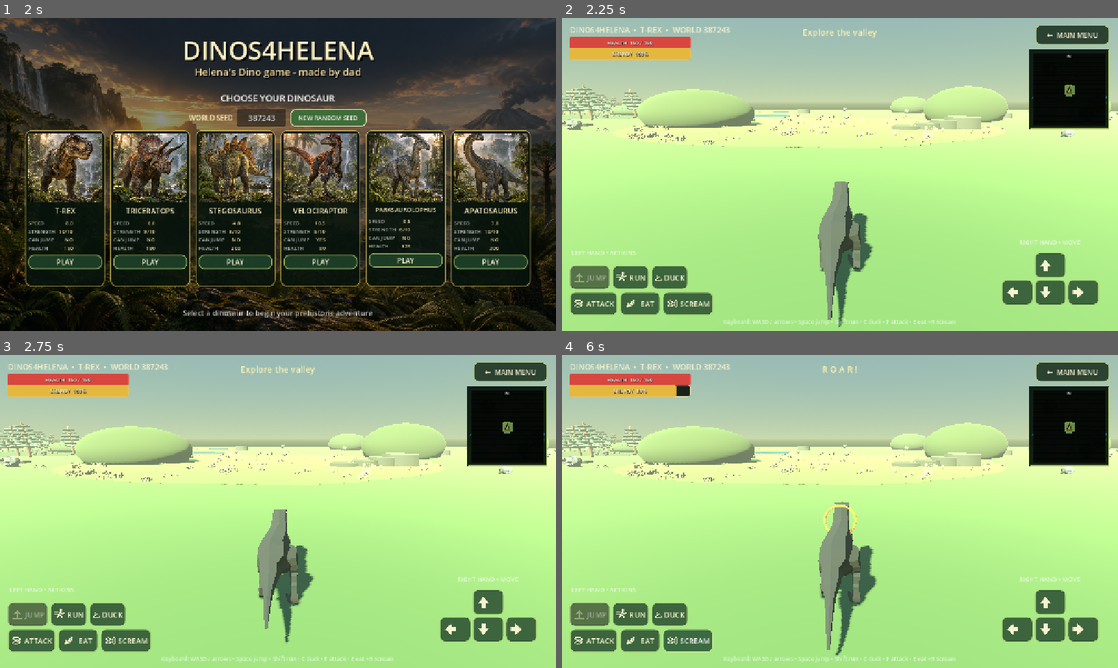
Above: before the commit, frames 1-4 (two rows, left to right).
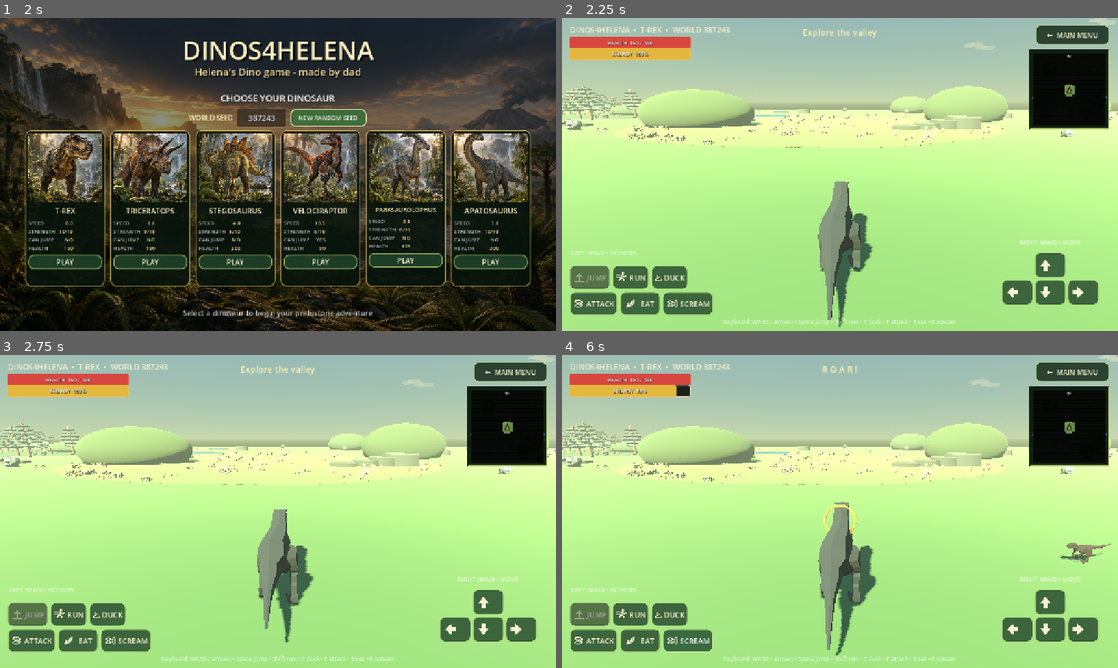
Above: after the commit, the same moments.

Repository: Studio-Level-6128/Dinos4Helena
Game: Godot game, scene res://scenes/main.tscn
Two runs of this game, one before a commit and one after it. Both use one fixed random seed, a clock stepped at 60 frames per second and the inputs below.
Inputs (mouse positions are in pixels of both pictures, inside the frame that each line leads up to):
- Up to frame 1 (2 s): click "NEW RANDOM SEED" at 0.5 s; click "NEW RANDOM SEED" at 1.25 s
- Up to frame 2 (2.25 s): click (628, 168) at 2.02 s
- Up to frame 3 (2.75 s): no input
- Up to frame 4 (6 s): click "RUN" at 2.75 s; click "DUCK" at 3.5 s; click "ATTACK" at 4.25 s; click "EAT" at 5 s; click "SCREAM" at 5.75 s

Frame 1 is identical in both runs. In frame 2, 0.2% of the frame differs, in the area x 42-100%, y 0-34%; in frame 3, 0.2%; in frame 4, 0.4%, in the area x 43-100%, y 0-67%.

Commit message:
add dinos to scene

Diff:
--- a/scripts/main.gd
+++ b/scripts/main.gd
@@ -1,9 +1,12 @@
 extends Node3D
 
 const PLAYER_SCRIPT := preload("res://scripts/player_dino.gd")
+const NPC_DINO_SCRIPT := preload("res://scripts/npc_dino.gd")
 const MINIMAP_SCRIPT := preload("res://scripts/minimap.gd")
 const CLOUD_SCRIPT := preload("res://scripts/cloud.gd")
 const DINO_IDS := ["trex", "triceratops", "stegosaurus", "velociraptor", "parasaurolophus", "apatosaurus"]
+const HERBIVORE_IDS := ["triceratops", "stegosaurus", "parasaurolophus", "apatosaurus"]
+const CARNIVORE_IDS := ["trex", "velociraptor"]
 const MAP_HALF_SIZE := 200.0
 const ENVIRONMENT_MODEL_PATHS := {
 	"tree": "res://assets/models/environment/araucaria_conifer.glb",
@@ -43,6 +46,7 @@
 var generated_clouds: Array = []
 var generated_high_ground: Array = []
 var generated_logs: Array = []
+var generated_dinosaurs: Array = []
 var environment_models: Dictionary = {}
 
 
@@ -67,6 +71,7 @@
 	_build_ambient_audio()
 	_build_landscape()
 	_build_player(dino_id)
+	_build_wild_dinosaurs()
 	_build_hud()
 
 
@@ -401,6 +406,7 @@
 	generated_clouds.clear()
 	generated_high_ground.clear()
 	generated_logs.clear()
+	generated_dinosaurs.clear()
 	var rng := RandomNumberGenerator.new()
 	rng.seed = map_seed
 	var occupied: Array = []
@@ -490,6 +496,36 @@
 		var grass_scale := rng.randf_range(0.7, 1.4)
 		var grass_position := _find_biome_position(rng, "grassland", 0.45 * grass_scale, [], 0.0)
 		generated_vegetation.append({"type": "grass", "position": Vector3(grass_position.x, 0.015, grass_position.y), "scale": grass_scale, "rotation": rng.randf_range(0.0, TAU)})
+
+	for pack_index in rng.randi_range(3, 5):
+		var species: String = HERBIVORE_IDS[rng.randi_range(0, HERBIVORE_IDS.size() - 1)]
+		var member_count := rng.randi_range(2, 3) if species == "apatosaurus" else rng.randi_range(3, 5)
+		var pack_radius := 10.0 if species == "apatosaurus" else 7.0
+		var pack_center := _find_world_position(rng, pack_radius, occupied, 5.0)
+		occupied.append({"position": pack_center, "radius": pack_radius})
+		for member_index in member_count:
+			var angle := TAU * float(member_index) / float(member_count) + rng.randf_range(-0.35, 0.35)
+			var distance := rng.randf_range(1.8, pack_radius * 0.55)
+			var member_position := pack_center + Vector2(cos(angle), sin(angle)) * distance
+			generated_dinosaurs.append({
+				"species": species,
+				"position": Vector3(member_position.x, 0.1, member_position.y),
+				"pack_id": pack_index,
+				"patrol_center": Vector3(pack_center.x, 0.0, pack_center.y),
+				"rng_seed": rng.randi()
+			})
+
+	for hunter_index in rng.randi_range(4, 6):
+		var hunter_species: String = CARNIVORE_IDS[rng.randi_range(0, CARNIVORE_IDS.size() - 1)]
+		var hunter_position := _find_world_position(rng, 4.0, occupied, 12.0)
+		occupied.append({"position": hunter_position, "radius": 4.0})
+		generated_dinosaurs.append({
+			"species": hunter_species,
+			"position": Vector3(hunter_position.x, 0.1, hunter_position.y),
+			"pack_id": -1,
+			"patrol_center": Vector3(hunter_position.x, 0.0, hunter_position.y),
+			"rng_seed": rng.randi()
+		})
 
 	for index in rng.randi_range(8, 13):
 		var wind_angle := rng.randf_range(-0.25, 0.25)
@@ -659,6 +695,23 @@
 	player.energy_changed.connect(_on_energy_changed)
 	player.died.connect(_on_player_died)
 	player.status_requested.connect(_show_status_message)
+
+
+func _build_wild_dinosaurs() -> void:
+	var wildlife := Node3D.new()
+	wildlife.name = "WildDinosaurs"
+	world_root.add_child(wildlife)
+	for index in generated_dinosaurs.size():
+		var data: Dictionary = generated_dinosaurs[index]
+		var npc := CharacterBody3D.new()
+		npc.name = "WildDino_%02d_%s" % [index, data["species"]]
+		npc.set_script(NPC_DINO_SCRIPT)
+		npc.set("dino_id", data["species"])
+		npc.set("pack_id", data["pack_id"])
+		npc.set("patrol_center", data["patrol_center"])
+		npc.set("rng_seed", data["rng_seed"])
+		npc.position = data["position"]
+		wildlife.add_child(npc)
 
 
 func _build_hud() -> void:
--- /dev/null
+++ b/scripts/npc_dino.gd
@@ -0,0 +1,346 @@
+extends CharacterBody3D
+
+signal died(npc: CharacterBody3D)
+
+const CONFIG_PATH := "res://config/dinosaurs.cfg"
+const HUNTER_SIGHT_RANGE := 58.0
+const HERBIVORE_DANGER_RANGE := 34.0
+const PACK_COHESION_RANGE := 11.0
+
+var dino_id := "triceratops"
+var pack_id := -1
+var rng_seed := 1
+var patrol_center := Vector3.ZERO
+var diet := "herbivore"
+var display_name := "Dinosaur"
+var model_scale := 0.2
+var walk_speed := 3.0
+var run_speed := 6.0
+var turn_speed := 2.0
+var strength := 5
+var max_health := 100
+var health := 100
+var collision_radius := 0.8
+var collision_height := 2.8
+var dead := false
+var state := "wandering"
+var attack_cooldown := 0.0
+var wander_time := 0.0
+var wander_target := Vector3.ZERO
+var forced_target: Node3D
+var model_root: Node3D
+var animation_player: AnimationPlayer
+var health_label: Label3D
+var collision_shape: CollisionShape3D
+var current_animation := ""
+var rng := RandomNumberGenerator.new()
+var gravity: float = ProjectSettings.get_setting("physics/3d/default_gravity")
+
+
+func _ready() -> void:
+	var config := ConfigFile.new()
+	assert(config.load(CONFIG_PATH) == OK, "Could not load dinosaur configuration")
+	diet = config.get_value(dino_id, "diet", "herbivore")
+	display_name = config.get_value(dino_id, "display_name", dino_id.capitalize())
+	model_scale = config.get_value(dino_id, "model_scale", 0.2)
+	walk_speed = config.get_value(dino_id, "walk_speed", 3.0)
+	run_speed = config.get_value(dino_id, "run_speed", 6.0)
+	turn_speed = config.get_value(dino_id, "turn_speed", 2.0)
+	strength = config.get_value(dino_id, "strength", 5)
+	max_health = config.get_value(dino_id, "max_health", 100)
+	health = max_health
+	collision_radius = config.get_value(dino_id, "collision_radius", 0.8)
+	collision_height = config.get_value(dino_id, "collision_height", 2.8)
+	rng.seed = rng_seed
+	add_to_group("npc_dinosaur")
+	if diet == "carnivore":
+		add_to_group("hunter_dinosaur")
+	else:
+		add_to_group("prey_dinosaur")
+	_build_collision()
+	_build_model(config.get_value(dino_id, "model_path", ""))
+	_build_health_label()
+	_choose_wander_target()
+
+
+func _physics_process(delta: float) -> void:
+	if dead:
+		velocity = Vector3.ZERO
+		return
+	attack_cooldown = maxf(attack_cooldown - delta, 0.0)
+	if not is_on_floor():
+		velocity.y -= gravity * delta
+	var move_direction := Vector3.ZERO
+	var move_speed := walk_speed
+	if diet == "carnivore":
+		var prey := _choose_prey()
+		if is_instance_valid(prey):
+			var offset := prey.global_position - global_position
+			var distance := Vector2(offset.x, offset.z).length()
+			_face_direction(offset, delta)
+			if distance <= collision_radius + _body_radius(prey) + 1.6:
+				state = "attacking"
+				_attack(prey)
+			else:
+				state = "hunting"
+				move_direction = Vector3(offset.x, 0.0, offset.z).normalized()
+				move_speed = run_speed
+		else:
+			state = "wandering"
+			move_direction = _wander_direction(delta)
+	else:
+		var hunter := _nearest_hunter()
+		if is_instance_valid(hunter):
+			state = "fleeing"
+			var escape := global_position - hunter.global_position
+			move_direction = Vector3(escape.x, 0.0, escape.z).normalized()
+			move_speed = run_speed
+		else:
+			state = "packing"
+			move_direction = _pack_direction(delta)
+	_apply_movement(move_direction, move_speed, delta)
+
+
+func _choose_prey() -> Node3D:
+	if is_instance_valid(forced_target) and not bool(forced_target.get("dead")):
+		if global_position.distance_to(forced_target.global_position) <= HUNTER_SIGHT_RANGE * 1.35:
+			return forced_target
+	forced_target = null
+	var nearest: Node3D
+	var nearest_distance := HUNTER_SIGHT_RANGE
+	var candidates := get_tree().get_nodes_in_group("prey_dinosaur") + get_tree().get_nodes_in_group("player_dinosaur")
+	for candidate in candidates:
+		if not candidate is Node3D or candidate == self or bool(candidate.get("dead")):
+			continue
+		var candidate_node := candidate as Node3D
+		var distance := global_position.distance_to(candidate_node.global_position)
+		if distance < nearest_distance:
+			nearest = candidate_node
+			nearest_distance = distance
+	return nearest
+
+
+func _pack_direction(delta: float) -> Vector3:
+	var center := Vector3.ZERO
+	var members := 0
+	for candidate in get_tree().get_nodes_in_group("prey_dinosaur"):
+		if candidate is CharacterBody3D and candidate.get("pack_id") == pack_id and not bool(candidate.get("dead")):
+			center += candidate.global_position
+			members += 1
+	if members > 0:
+		center /= float(members)
+		var to_pack := center - global_position
+		if Vector2(to_pack.x, to_pack.z).length() > PACK_COHESION_RANGE:
+			return Vector3(to_pack.x, 0.0, to_pack.z).normalized()
+	return _wander_direction(delta)
+
+
+func _wander_direction(delta: float) -> Vector3:
+	wander_time -= delta
+	if wander_time <= 0.0 or global_position.distance_to(wander_target) < 2.5:
+		_choose_wander_target()
+	var offset := wander_target - global_position
+	return Vector3(offset.x, 0.0, offset.z).normalized()
+
+
+func _choose_wander_target() -> void:
+	var angle := rng.randf_range(0.0, TAU)
+	var distance := rng.randf_range(7.0, 20.0)
+	wander_target = patrol_center + Vector3(cos(angle), 0.0, sin(angle)) * distance
+	wander_time = rng.randf_range(4.0, 9.0)
+
+
+func _nearest_group_member(group_name: StringName, maximum_distance: float) -> Node3D:
+	var nearest: Node3D
+	var nearest_distance := maximum_distance
+	for candidate in get_tree().get_nodes_in_group(group_name):
+		if not candidate is Node3D or candidate == self or bool(candidate.get("dead")):
+			continue
+		var candidate_node := candidate as Node3D
+		var distance := global_position.distance_to(candidate_node.global_position)
+		if distance < nearest_distance:
+			nearest = candidate_node
+			nearest_distance = distance
+	return nearest
+
+
+func _nearest_hunter() -> Node3D:
+	var nearest := _nearest_group_member("hunter_dinosaur", HERBIVORE_DANGER_RANGE)
+	var player_hunter := _nearest_group_member("player_hunter", HERBIVORE_DANGER_RANGE)
+	if not is_instance_valid(nearest):
+		return player_hunter
+	if is_instance_valid(player_hunter) and global_position.distance_to(player_hunter.global_position) < global_position.distance_to(nearest.global_position):
+		return player_hunter
+	return nearest
+
+
+func _apply_movement(direction: Vector3, speed: float, delta: float) -> void:
+	if direction.length_squared() > 0.01 and state != "attacking":
+		_face_direction(direction, delta)
+		velocity.x = direction.x * speed
+		velocity.z = direction.z * speed
+	else:
+		velocity.x = move_toward(velocity.x, 0.0, walk_speed * 8.0 * delta)
+		velocity.z = move_toward(velocity.z, 0.0, walk_speed * 8.0 * delta)
+	move_and_slide()
+	if get_slide_collision_count() > 0 and state in ["wandering", "packing"]:
+		wander_time = 0.0
+	_update_animation(direction.length_squared() > 0.01 and state != "attacking", is_equal_approx(speed, run_speed))
+
+
+func _face_direction(direction: Vector3, delta: float) -> void:
+	var flat := Vector2(direction.x, direction.z)
+	if flat.length_squared() <= 0.001:
+		return
+	var target_rotation := atan2(-flat.x, -flat.y)
+	rotation.y = rotate_toward(rotation.y, target_rotation, turn_speed * delta)
+
+
+func _attack(target: Node3D) -> void:
+	if attack_cooldown > 0.0 or not is_instance_valid(target):
+		return
+	attack_cooldown = 1.35
+	_play_animation("attack", true)
+	var damage := maxi(strength * 3, 1)
+	if target.is_in_group("player_dinosaur"):
+		target.call("take_damage", damage)
+	else:
+		target.call("take_damage", damage, self)
+
+
+func take_damage(amount: int, attacker: Node3D = null) -> void:
+	if amount <= 0 or dead:
+		return
+	health = maxi(health - amount, 0)
+	_show_health()
+	if is_instance_valid(attacker) and diet == "carnivore":
+		forced_target = attacker
+	if health <= 0:
+		_die()
+
+
+func _die() -> void:
+	if dead:
+		return
+	dead = true
+	state = "dead"
+	remove_from_group("hunter_dinosaur")
+	remove_from_group("prey_dinosaur")
+	collision_shape.set_deferred("disabled", true)
+	_play_animation("death", true)
+	if animation_player:
+		animation_player.speed_scale = 0.85
+	_drop_meat()
+	died.emit(self)
+	get_tree().create_timer(14.0).timeout.connect(queue_free)
+
+
+func _drop_meat() -> void:
+	var meat := Node3D.new()
+	meat.name = "Meat"
+	meat.add_to_group("edible_meat")
+	meat.set_meta("energy_remaining", 55.0)
+	get_parent().add_child(meat)
+	meat.global_position = global_position + Vector3(0.0, 0.28, 0.0)
+	var mesh_instance := MeshInstance3D.new()
+	var mesh := SphereMesh.new()
+	mesh.radius = 0.55
+	mesh.height = 0.8
+	mesh.radial_segments = 12
+	mesh.rings = 6
+	mesh_instance.mesh = mesh
+	mesh_instance.scale = Vector3(1.5, 0.55, 0.9)
+	var material := StandardMaterial3D.new()
+	material.albedo_color = Color("8f3028")
+	material.roughness = 0.9
+	mesh_instance.material_override = material
+	meat.add_child(mesh_instance)
+
+
+func _build_collision() -> void:
+	collision_shape = CollisionShape3D.new()
+	var shape := CapsuleShape3D.new()
+	shape.radius = collision_radius
+	shape.height = collision_height
+	collision_shape.shape = shape
+	collision_shape.position.y = collision_height * 0.5
+	add_child(collision_shape)
+
+
+func _build_model(model_path: String) -> void:
+	var model_scene := load(model_path) as PackedScene
+	model_root = model_scene.instantiate()
+	model_root.name = "DinosaurModel"
+	model_root.scale = Vector3.ONE * model_scale
+	model_root.rotation.y = PI
+	add_child(model_root)
+	animation_player = model_root.find_child("AnimationPlayer", true, false) as AnimationPlayer
+	if animation_player:
+		for keyword in ["idle", "walk", "run"]:
+			var animation_name := _find_animation(keyword)
+			if animation_name != "":
+				animation_player.get_animation(animation_name).loop_mode = Animation.LOOP_LINEAR
+		var death_animation := _find_animation("death")
+		if death_animation != "":
+			animation_player.get_animation(death_animation).loop_mode = Animation.LOOP_NONE
+		_play_animation("idle", true)
+
+
+func _build_health_label() -> void:
+	health_label = Label3D.new()
+	health_label.position.y = collision_height + 0.8
+	health_label.billboard = BaseMaterial3D.BILLBOARD_ENABLED
+	health_label.font_size = 34
+	health_label.pixel_size = 0.012
+	health_label.outline_size = 6
+	health_label.modulate = Color("ffd7a1")
+	health_label.no_depth_test = true
+	health_label.visible = false
+	add_child(health_label)
+	_update_health_label()
+
+
+func _show_health() -> void:
+	_update_health_label()
+	health_label.visible = true
+	var tween := create_tween()
+	tween.tween_interval(3.0)
+	tween.tween_callback(func() -> void:
+		if is_instance_valid(health_label) and not dead:
+			health_label.visible = false
+	)
+
+
+func _update_health_label() -> void:
+	if is_instance_valid(health_label):
+		health_label.text = "%s  %d/%d" % [display_name, health, max_health]
+
+
+func _update_animation(moving: bool, running: bool) -> void:
+	if dead or animation_player == null or attack_cooldown > 0.9:
+		return
+	_play_animation(("run" if running else "walk") if moving else "idle")
+
+
+func _play_animation(keyword: String, force := false) -> void:
+	if animation_player == null:
+		return
+	var animation_name := _find_animation(keyword)
+	if animation_name == "" or (animation_name == current_animation and not force):
+		return
+	current_animation = animation_name
+	animation_player.play(animation_name, 0.15)
+
+
+func _find_animation(keyword: String) -> String:
+	if animation_player == null:
+		return ""
+	for animation_name in animation_player.get_animation_list():
+		if keyword.to_lower() in animation_name.to_lower():
+			return animation_name
+	return ""
+
+
+func _body_radius(body: Node) -> float:
+	var value = body.get("collision_radius")
+	return float(value) if value != null else 0.8
--- a/scripts/player_dino.gd
+++ b/scripts/player_dino.gd
@@ -18,6 +18,7 @@
 var jump_velocity := 7.0
 var max_health := 100
 var health := 100
+var collision_radius := 0.95
 var diet := "herbivore"
 var max_energy := 100.0
 var energy := 100.0
@@ -67,6 +68,8 @@
 	max_health = dino_config.get_value(dino_id, "max_health", 100)
 	health = max_health
 	diet = dino_config.get_value(dino_id, "diet", "herbivore")
+	if diet == "carnivore":
+		add_to_group("player_hunter")
 	max_energy = dino_config.get_value("energy", "max_energy", 100.0)
 	energy = max_energy
 	walk_energy_cost = dino_config.get_value("energy", "walk_cost_per_second", 0.18)
@@ -79,6 +82,8 @@
 	plant_energy_per_second = dino_config.get_value("energy", "plant_energy_per_second", 7.0)
 	meat_energy_per_second = dino_config.get_value("energy", "meat_energy_per_second", 22.0)
 	food_reach = dino_config.get_value("energy", "food_reach", 4.5)
+	collision_radius = dino_config.get_value(dino_id, "collision_radius", 0.95)
+	add_to_group("player_dinosaur")
 	_build_collision()
 	_build_model()
 	_build_follow_camera()
@@ -174,7 +179,7 @@
 func _build_collision() -> void:
 	var collision := CollisionShape3D.new()
 	var shape := CapsuleShape3D.new()
-	shape.radius = dino_config.get_value(dino_id, "collision_radius", 0.95)
+	shape.radius = collision_radius
 	shape.height = dino_config.get_value(dino_id, "collision_height", 3.8)
 	collision.shape = shape
 	collision.position.y = shape.height * 0.5
@@ -273,6 +278,30 @@
 	_spend_energy(attack_energy_cost)
 	_play_animation("attack", true)
 	_play_action_sound("attack")
+	get_tree().create_timer(0.24).timeout.connect(_perform_attack_hit)
+
+
+func _perform_attack_hit() -> void:
+	if dead:
+		return
+	var forward := -global_transform.basis.z.normalized()
+	var closest_target: Node3D
+	var closest_distance := collision_radius + 3.8
+	for candidate in get_tree().get_nodes_in_group("npc_dinosaur"):
+		if not candidate is Node3D or bool(candidate.get("dead")):
+			continue
+		var target := candidate as Node3D
+		var offset := target.global_position - global_position
+		var flat_offset := Vector3(offset.x, 0.0, offset.z)
+		var distance := flat_offset.length()
+		if distance <= 0.001 or distance > closest_distance:
+			continue
+		if forward.dot(flat_offset.normalized()) < 0.2:
+			continue
+		closest_target = target
+		closest_distance = distance
+	if is_instance_valid(closest_target):
+		closest_target.call("take_damage", maxi(strength * 4, 1), self)
 
 
 func _update_animation(moving: bool, running: bool, ducking: bool) -> void:
--- a/tests/procedural_world_smoke.gd
+++ b/tests/procedural_world_smoke.gd
@@ -25,6 +25,7 @@
 	assert(app.generated_vegetation.size() >= 580, "Procedural world has too little ground vegetation")
 	assert(app.generated_logs.size() >= 18, "Procedural world has too few fallen logs")
 	assert(app.generated_high_ground.size() >= 10, "Procedural world has too little jumpable high ground")
+	assert(app.generated_dinosaurs.size() >= 10, "Procedural world has too little wildlife")
 	assert(app.generated_clouds.size() >= 8, "Procedural world has too few clouds")
 	assert(app.environment_models.size() == 11, "CC0 environment model library did not load")
 	assert(app.get_node_or_null("PrehistoricWorld/Sun") != null, "World has no sun")
@@ -59,7 +60,7 @@
 
 
 func _layout_signature(app: Node) -> String:
-	return "%s|%s|%s|%s|%s|%s|%s|%s|%s|%s" % [
+	return "%s|%s|%s|%s|%s|%s|%s|%s|%s|%s|%s" % [
 		str(app.generated_ponds),
 		str(app.generated_rivers),
 		str(app.generated_biomes),
@@ -69,5 +70,6 @@
 		str(app.generated_rocks),
 		str(app.generated_logs),
 		str(app.generated_vegetation),
+		str(app.generated_dinosaurs),
 		str(app.generated_clouds)
 	]
--- /dev/null
+++ b/tests/wildlife_ai_smoke.gd
@@ -0,0 +1,84 @@
+extends SceneTree
+
+
+func _initialize() -> void:
+	_run.call_deferred()
+
+
+func _run() -> void:
+	var scene := load("res://scenes/main.tscn") as PackedScene
+	var world := scene.instantiate()
+	root.add_child(world)
+	await process_frame
+	world.seed_input.text = "424242"
+	world._start_game("velociraptor")
+	await physics_frame
+
+	var herbivores := world.get_tree().get_nodes_in_group("prey_dinosaur")
+	var hunters := world.get_tree().get_nodes_in_group("hunter_dinosaur")
+	assert(herbivores.size() >= 6, "Too few pack herbivores spawned")
+	assert(hunters.size() >= 4, "Too few solitary hunters spawned")
+	var pack_sizes := {}
+	for herbivore in herbivores:
+		assert(herbivore.pack_id >= 0, "Herbivore spawned without a pack")
+		pack_sizes[herbivore.pack_id] = int(pack_sizes.get(herbivore.pack_id, 0)) + 1
+	for count in pack_sizes.values():
+		assert(count >= 2, "A herbivore pack has fewer than two members")
+	for hunter in hunters:
+		assert(hunter.pack_id == -1, "Carnivore incorrectly spawned in a pack")
+
+	var prey = herbivores[0]
+	var hunter = hunters[0]
+	prey.global_position = Vector3(90.0, 0.1, 90.0)
+	hunter.global_position = Vector3(90.0, 0.1, 108.0)
+	await physics_frame
+	assert(prey.state == "fleeing", "Herbivore did not flee from a nearby hunter")
+
+	prey.global_position = Vector3(90.0, 0.1, 90.0)
+	hunter.global_position = Vector3(90.0, 0.1, 91.2)
+	hunter.forced_target = prey
+	hunter.attack_cooldown = 0.0
+	var prey_health_before: int = prey.health
+	for frame in 4:
+		await physics_frame
+	assert(prey.health < prey_health_before, "Hunter did not attack another dinosaur")
+
+	var player = world.player
+	var player_health_before: int = player.health
+	hunter.global_position = player.global_position + Vector3(0.0, 0.0, -1.2)
+	hunter.forced_target = player
+	hunter.attack_cooldown = 0.0
+	for frame in 4:
+		await physics_frame
+	assert(player.health < player_health_before, "Hunter did not attack the nearby player")
+
+	hunter.global_position = Vector3(150.0, 0.1, 150.0)
+	prey.set_physics_process(false)
+	prey.global_position = player.global_position + Vector3(0.0, 0.0, -2.0)
+	prey.health = prey.max_health
+	player.rotation.y = 0.0
+	var health_before_player_attack: int = prey.health
+	player.set_mobile_action("attack", true)
+	player.set_mobile_action("attack", false)
+	for frame in 20:
+		await physics_frame
+	assert(prey.health < health_before_player_attack, "Player attack did not damage a nearby dinosaur")
+
+	var meat_before := world.get_tree().get_nodes_in_group("edible_meat").size()
+	prey.take_damage(10000, player)
+	await process_frame
+	assert(prey.dead, "Defeated wildlife did not die")
+	assert(world.get_tree().get_nodes_in_group("edible_meat").size() == meat_before + 1, "Defeated dinosaur did not drop edible meat")
+	var meat := world.get_tree().get_nodes_in_group("edible_meat")[-1] as Node3D
+	player.global_position = meat.global_position + Vector3(0.0, 0.1, 0.8)
+	player.energy = 40.0
+	player.set_mobile_action("eat", true)
+	for frame in 30:
+		await physics_frame
+	player.set_mobile_action("eat", false)
+	assert(player.energy > 48.0, "Carnivore did not regain energy from defeated prey")
+
+	print("Wildlife AI smoke test passed: packs, fleeing, hunting, combat, and meat drops")
+	world.queue_free()
+	await process_frame
+	quit()
Not shown, added: scripts/npc_dino.gd.uid
Not shown, added: tests/wildlife_ai_smoke.gd.uid
